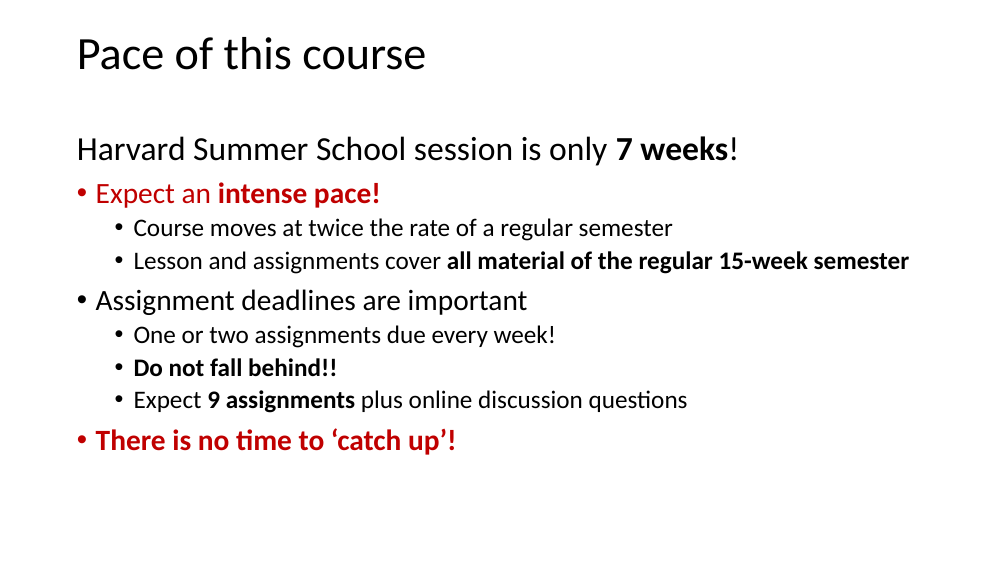
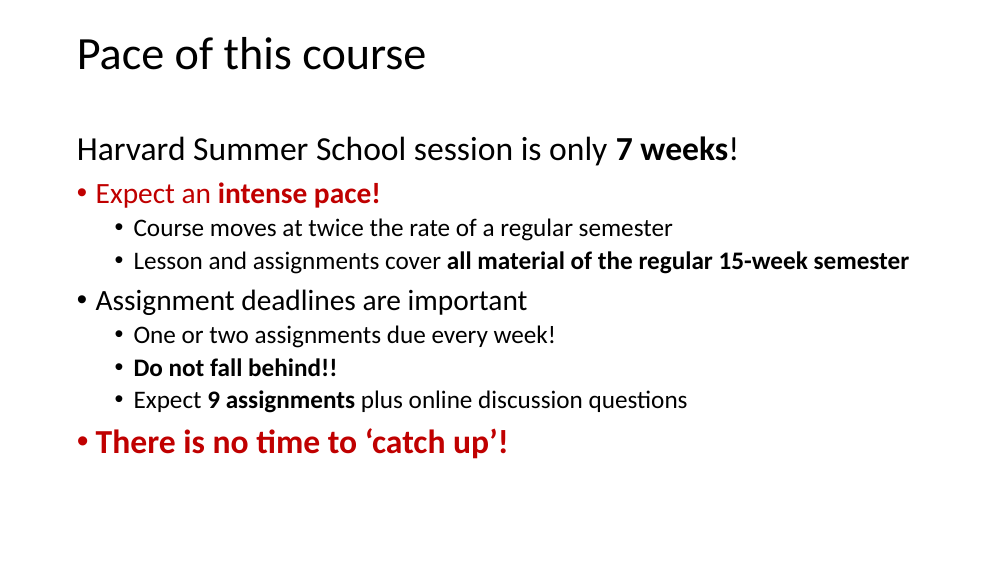
Before and after one commit to jonahneu/CSCI-E-108, a slide deck: slide 17 of slides/1_Introduction.pptx. Drawn at 1008x567 pixels with LibreOffice and Linux fonts; fonts in the diff are those of the drawing. Boxes give left, top, right and bottom in pixels: in the first picture for what was removed or moved away, otherwise in the second. Text is boxed around its words. In the diff, an @@ line names an element or a change of style, - is before the commit and + after.

```diff
--- a/slides/1_Introduction.pptx
+++ b/slides/1_Introduction.pptx
@@ text at box(96, 428, 509, 459): size 28 to 32 pt in "There is no time to ‘catch up’!" @@
```
Also in this commit, not shown: 3 other slides changed, 6 slides added, 2 slides removed.
